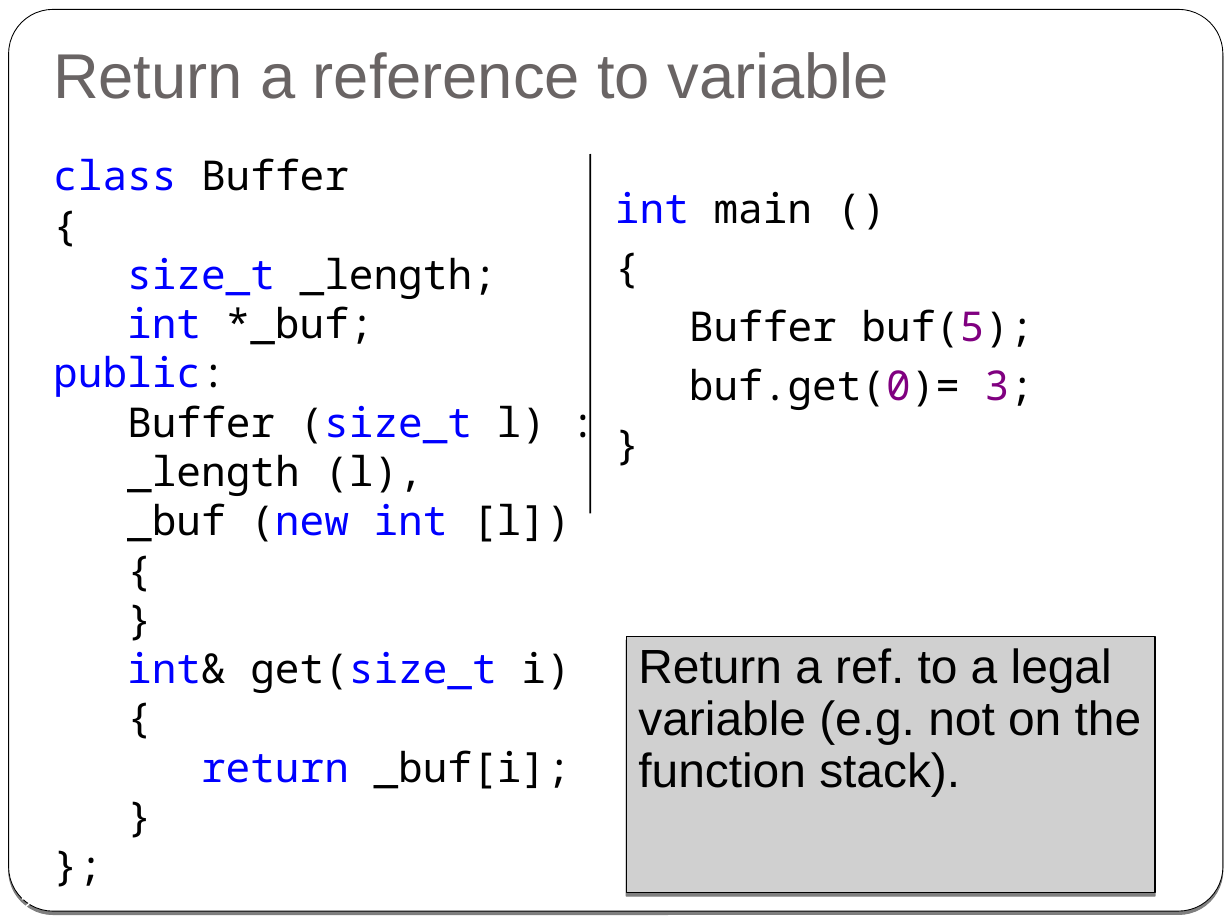
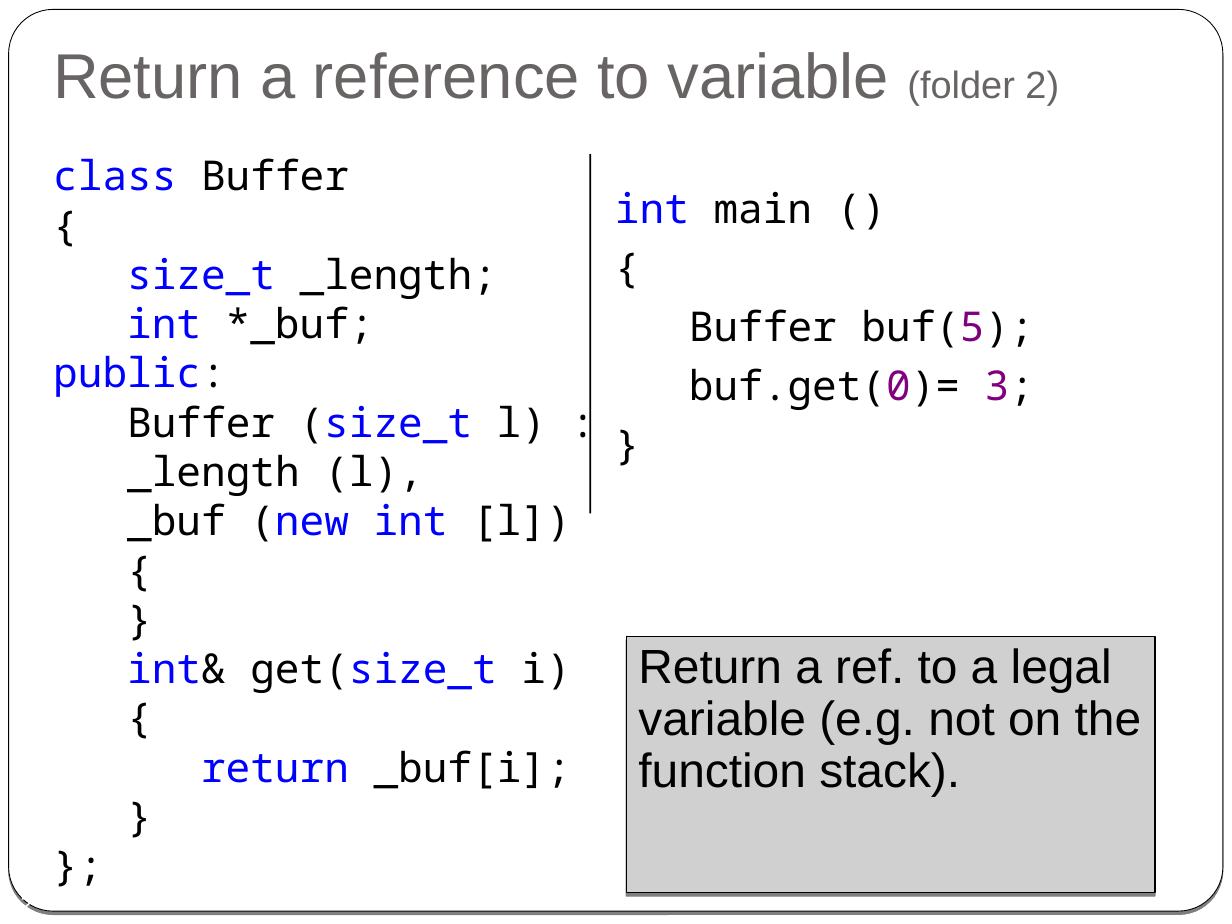
Before and after one commit to cpp-at-ariel/cpp-5778, a slide deck: slide 12 of week03-reference-const/slides-reference.odp. Drawn at 1232x924 pixels with LibreOffice and Linux fonts; fonts in the diff are those of the drawing; grey boxes stand for pictures. Boxes give left, top, right and bottom in pixels: in the first picture for what was removed or moved away, otherwise in the second. Text is boxed around its words. In the diff, an @@ line names an element or a change of style, - is before the commit and + after.

Commit message:
slides and text for week 3

```diff
--- a/week03-reference-const/slides-reference.odp
+++ b/week03-reference-const/slides-reference.odp
@@ title at box(53, 52, 1059, 105): text changed @@
-Return a reference to variable
+Return a reference to variable (folder 2)
```
Also in this commit, not shown: 3 other slides changed, 3 other files.
